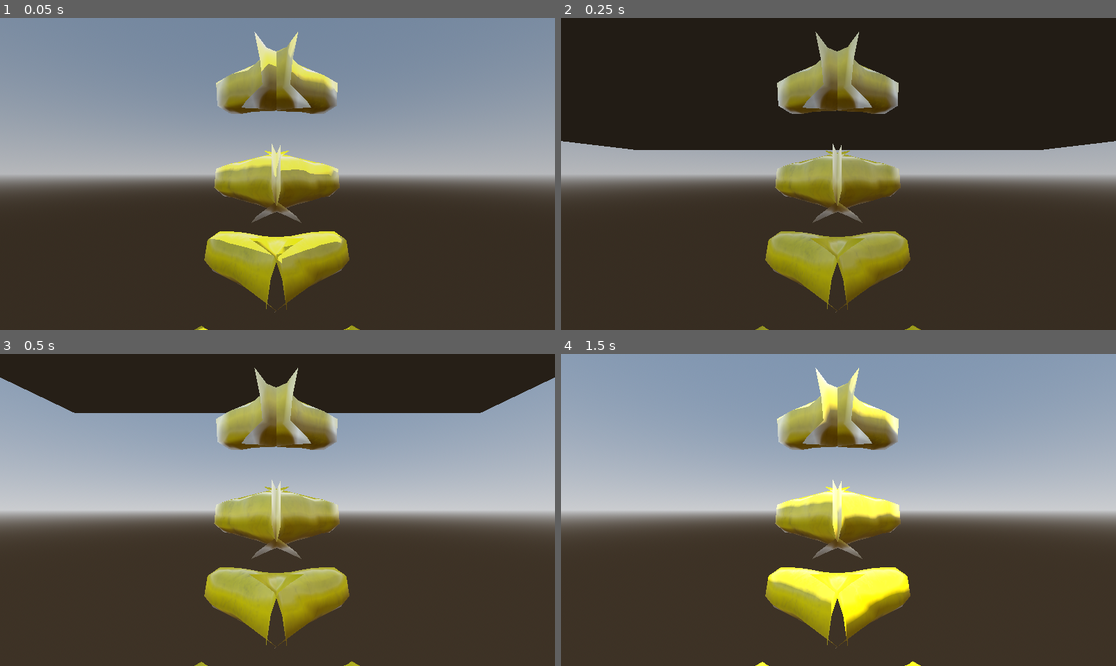
Above: before the commit, frames 1-4 (two rows, left to right).
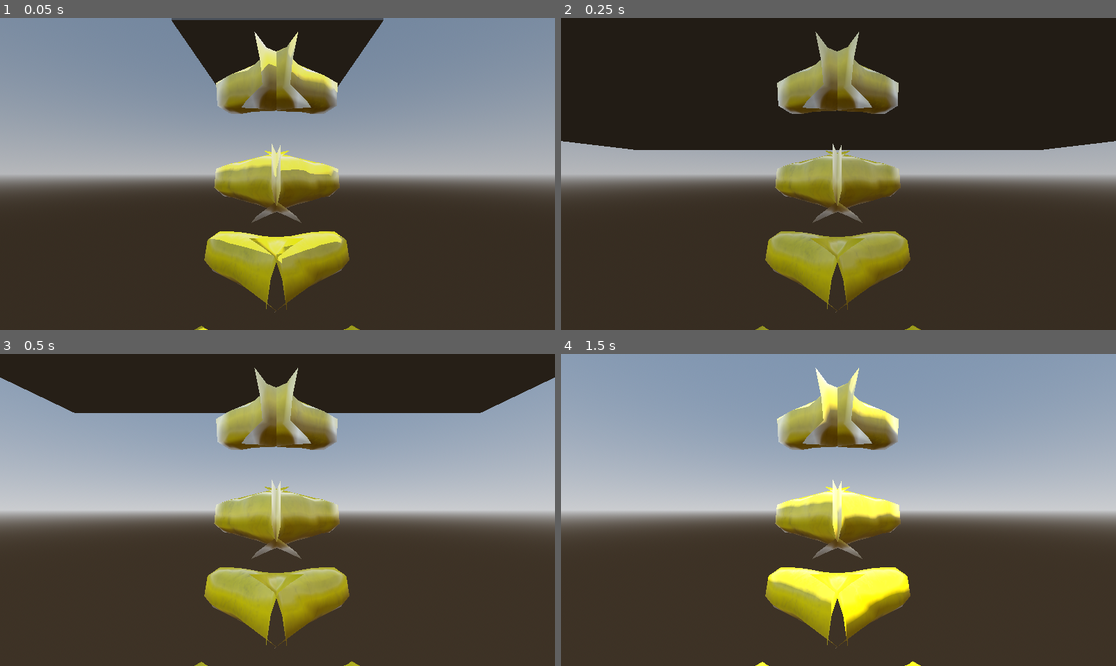
Above: after the commit, the same moments.

Repository: Ekien/Project_Haystack
Game: Godot game, scene res://main.tscn
The game is run twice, just before and just after one commit, with the same random seed, the same clock (stepped at 60 frames per second) and the same inputs.
Inputs (mouse positions are in pixels of both pictures, inside the frame that each line leads up to):
- Up to frame 1 (0.05 s): no input
- Up to frame 2 (0.25 s): no input
- Up to frame 3 (0.5 s): no input
- Up to frame 4 (1.5 s): tap Enter (ui_accept) at 0.5, 0.77, 1.07 s; move the mouse to (960, 494) at 0.52 s; hold Right (ui_right) 0.53-1.25 s; click (960, 494) at 0.67 s; drag from (727, 525) to (810, 572) at 1.27 s

The runs differ from the first frame. In frame 1, 5.1% of the frame differs, in the area x 30-70%, y 0-100%; in frame 2, nothing differs; in frame 3, nothing differs; in frame 4, nothing differs.

Commit message:
Added Pickup Functionality

Diff:
--- /dev/null
+++ b/project-haystack/Objects/cube.tscn
@@ -0,0 +1,62 @@
+[gd_scene format=3 uid="uid://frndya3mmnse"]
+
+[ext_resource type="PackedScene" uid="uid://c8l60rnugru40" path="res://addons/godot-xr-tools/objects/pickable.tscn" id="1_tr4cj"]
+[ext_resource type="Script" uid="uid://0b7wkxi4vymb" path="res://addons/godot-xr-tools/objects/highlight/highlight_visible.gd" id="2_oayol"]
+[ext_resource type="PackedScene" uid="uid://c25yxb0vt53vc" path="res://addons/godot-xr-tools/objects/grab_points/grab_point_hand_left.tscn" id="3_s704e"]
+[ext_resource type="Animation" uid="uid://nq3xh1olqipq" path="res://addons/godot-xr-tools/hands/animations/left/Grip Shaft.res" id="4_6e3kr"]
+[ext_resource type="Script" uid="uid://dvobm6vcfnqe8" path="res://addons/godot-xr-tools/hands/poses/hand_pose_settings.gd" id="5_lgwuo"]
+[ext_resource type="PackedScene" uid="uid://ctw7nbntd5pcj" path="res://addons/godot-xr-tools/objects/grab_points/grab_point_hand_right.tscn" id="6_lgwuo"]
+[ext_resource type="Animation" uid="uid://c8dghcftg1thx" path="res://addons/godot-xr-tools/hands/animations/right/Grip Shaft.res" id="7_uu67p"]
+
+[sub_resource type="BoxShape3D" id="BoxShape3D_oayol"]
+margin = 0.01
+size = Vector3(0.1, 0.1, 0.1)
+
+[sub_resource type="StandardMaterial3D" id="StandardMaterial3D_tr4cj"]
+albedo_color = Color(0, 0.7375502, 0.7471574, 1)
+
+[sub_resource type="BoxMesh" id="BoxMesh_s704e"]
+material = SubResource("StandardMaterial3D_tr4cj")
+size = Vector3(0.1, 0.1, 0.1)
+
+[sub_resource type="BoxMesh" id="BoxMesh_oayol"]
+flip_faces = true
+size = Vector3(0.11, 0.11, 0.11)
+
+[sub_resource type="StandardMaterial3D" id="StandardMaterial3D_oayol"]
+shading_mode = 0
+albedo_color = Color(0.85784006, 0.83976555, 0, 1)
+
+[sub_resource type="Resource" id="Resource_uu67p"]
+script = ExtResource("5_lgwuo")
+closed_pose = ExtResource("4_6e3kr")
+metadata/_custom_type_script = "uid://dvobm6vcfnqe8"
+
+[sub_resource type="Resource" id="Resource_hkmbt"]
+script = ExtResource("5_lgwuo")
+closed_pose = ExtResource("7_uu67p")
+metadata/_custom_type_script = "uid://dvobm6vcfnqe8"
+
+[node name="Cube" unique_id=192508180 instance=ExtResource("1_tr4cj")]
+
+[node name="CollisionShape3D" parent="." index="0"]
+shape = SubResource("BoxShape3D_oayol")
+
+[node name="MeshInstance3D" type="MeshInstance3D" parent="." index="1" unique_id=1612947115]
+mesh = SubResource("BoxMesh_s704e")
+
+[node name="XRToolsHighlightVisible" type="Node3D" parent="." index="2" unique_id=1853021517]
+script = ExtResource("2_oayol")
+metadata/_custom_type_script = "uid://0b7wkxi4vymb"
+
+[node name="HighlightMesh" type="MeshInstance3D" parent="XRToolsHighlightVisible" index="0" unique_id=11170753]
+mesh = SubResource("BoxMesh_oayol")
+surface_material_override/0 = SubResource("StandardMaterial3D_oayol")
+
+[node name="GrabPointHandLeft" parent="." index="3" unique_id=1793626326 instance=ExtResource("3_s704e")]
+transform = Transform3D(1, 0, 0, 0, 1, 0, 0, 0, 1, -0.02996505, 0.061367806, -0.1116389)
+hand_pose = SubResource("Resource_uu67p")
+
+[node name="GrabPointHandRight" parent="." index="4" unique_id=2103982447 instance=ExtResource("6_lgwuo")]
+transform = Transform3D(1, 0, 0, 0, 1, 0, 0, 0, 1, 0.03, 0.061, -0.112)
+hand_pose = SubResource("Resource_hkmbt")
--- a/project-haystack/main.tscn
+++ b/project-haystack/main.tscn
@@ -3,6 +3,7 @@
 [ext_resource type="Script" uid="uid://dd3ork4o8f7ix" path="res://Scripts/main.gd" id="1_0xm2m"]
 [ext_resource type="PackedScene" uid="uid://6wh2vtvdspyc" path="res://player.tscn" id="1_ig7tw"]
 [ext_resource type="PackedScene" uid="uid://clc5dre31iskm" path="res://addons/godot-xr-tools/xr/start_xr.tscn" id="2_h2yge"]
+[ext_resource type="PackedScene" uid="uid://frndya3mmnse" path="res://Objects/cube.tscn" id="4_1bvp3"]
 
 [sub_resource type="ProceduralSkyMaterial" id="ProceduralSkyMaterial_7dm0k"]
 sky_horizon_color = Color(0.66224277, 0.6717428, 0.6867428, 1)
@@ -21,6 +22,12 @@
 
 [sub_resource type="ConvexPolygonShape3D" id="ConvexPolygonShape3D_ig7tw"]
 points = PackedVector3Array(-2.5, -0.05, -2.5, -2.5, 0.05, -2.5, 2.5, -0.05, -2.5, -2.5, -0.05, 2.5, -2.5, 0.05, 2.5, 2.5, 0.05, -2.5, 2.5, -0.05, 2.5, 2.5, 0.05, 2.5)
+
+[sub_resource type="BoxMesh" id="BoxMesh_h2yge"]
+size = Vector3(0.5, 0.5, 0.5)
+
+[sub_resource type="BoxShape3D" id="BoxShape3D_h2yge"]
+size = Vector3(0.5, 0.5, 0.5)
 
 [node name="Main" type="Node3D" unique_id=1994117052]
 script = ExtResource("1_0xm2m")
@@ -45,3 +52,21 @@
 shape = SubResource("ConvexPolygonShape3D_ig7tw")
 
 [node name="XROrigin3D" parent="." unique_id=502423357 instance=ExtResource("1_ig7tw")]
+
+[node name="MeshInstance3D" type="MeshInstance3D" parent="." unique_id=342952252]
+transform = Transform3D(1, 0, 0, 0, 1, 0, 0, 0, 1, 0, 0.54351664, -0.72876453)
+mesh = SubResource("BoxMesh_h2yge")
+
+[node name="StaticBody3D" type="StaticBody3D" parent="MeshInstance3D" unique_id=1933124233]
+
+[node name="CollisionShape3D" type="CollisionShape3D" parent="MeshInstance3D/StaticBody3D" unique_id=270787647]
+shape = SubResource("BoxShape3D_h2yge")
+
+[node name="Cube" parent="." unique_id=192508180 instance=ExtResource("4_1bvp3")]
+transform = Transform3D(1, 0, 0, 0, 1, 0, 0, 0, 1, -0.07221837, 0.8587289, -0.7334125)
+
+[node name="Cube2" parent="." unique_id=1909832278 instance=ExtResource("4_1bvp3")]
+transform = Transform3D(1, 0, 0, 0, 1, 0, 0, 0, 1, 0.09826307, 0.8587289, -0.7334125)
+
+[node name="Cube3" parent="." unique_id=1817843924 instance=ExtResource("4_1bvp3")]
+transform = Transform3D(1, 0, 0, 0, 1, 0, 0, 0, 1, 0.004510276, 0.8587289, -0.5758836)
--- a/project-haystack/player.tscn
+++ b/project-haystack/player.tscn
@@ -1,35 +1,40 @@
 [gd_scene format=3 uid="uid://6wh2vtvdspyc"]
 
 [ext_resource type="PackedScene" uid="uid://bq86r4yll8po" path="res://addons/godot-xr-tools/hands/scenes/lowpoly/left_fullglove_low.tscn" id="1_onrkg"]
+[ext_resource type="PackedScene" uid="uid://b4ysuy43poobf" path="res://addons/godot-xr-tools/functions/function_pickup.tscn" id="2_1jxqw"]
+[ext_resource type="PackedScene" uid="uid://fiul51tsyoop" path="res://addons/godot-xr-tools/functions/function_teleport.tscn" id="2_2hs0m"]
 [ext_resource type="PackedScene" uid="uid://xqimcf20s2jp" path="res://addons/godot-xr-tools/hands/scenes/lowpoly/right_fullglove_low.tscn" id="2_i3pqv"]
 [ext_resource type="PackedScene" uid="uid://bl2nuu3qhlb5k" path="res://addons/godot-xr-tools/functions/movement_direct.tscn" id="2_sweqy"]
 [ext_resource type="PackedScene" uid="uid://b6bk2pj8vbj28" path="res://addons/godot-xr-tools/functions/movement_turn.tscn" id="4_1jxqw"]
 [ext_resource type="PackedScene" uid="uid://diyu06cw06syv" path="res://addons/godot-xr-tools/player/player_body.tscn" id="4_2hs0m"]
-[ext_resource type="Script" uid="uid://ck4yn3hxuobj7" path="res://addons/godot-xr-tools/player/player_body.gd" id="5_1jxqw"]
 
 [node name="Player" type="XROrigin3D" unique_id=502423357]
 
 [node name="XRCamera3D" type="XRCamera3D" parent="." unique_id=444882621]
 
-[node name="LeftHand" type="XRController3D" parent="." unique_id=1907383901]
+[node name="LeftHandController" type="XRController3D" parent="." unique_id=1907383901]
 tracker = &"left_hand"
 
-[node name="LeftHand" parent="LeftHand" unique_id=1331620579 instance=ExtResource("1_onrkg")]
+[node name="LeftHand" parent="LeftHandController" unique_id=1331620579 instance=ExtResource("1_onrkg")]
 
-[node name="MovementDirect" parent="LeftHand" unique_id=1274652722 instance=ExtResource("2_sweqy")]
+[node name="MovementDirect" parent="LeftHandController" unique_id=1274652722 instance=ExtResource("2_sweqy")]
 strafe = true
 
-[node name="RightHand" type="XRController3D" parent="." unique_id=1221122852]
+[node name="FunctionTeleport" parent="LeftHandController" unique_id=2069995396 instance=ExtResource("2_2hs0m")]
+transform = Transform3D(1, 0, 0, 0, 1, 0, 0, 0, 1, 0, 0, -0.1)
+teleport_button_action = "primary_click"
+player_radius = 0.25
+
+[node name="FunctionPickup" parent="LeftHandController" unique_id=950817124 instance=ExtResource("2_1jxqw")]
+
+[node name="RightHandController" type="XRController3D" parent="." unique_id=1221122852]
 tracker = &"right_hand"
 
-[node name="RightHand" parent="RightHand" unique_id=2072860729 instance=ExtResource("2_i3pqv")]
+[node name="RightHand" parent="RightHandController" unique_id=2072860729 instance=ExtResource("2_i3pqv")]
 
-[node name="MovementTurn" parent="RightHand" unique_id=1504505302 instance=ExtResource("4_1jxqw")]
+[node name="MovementTurn" parent="RightHandController" unique_id=1504505302 instance=ExtResource("4_1jxqw")]
 
-[node name="PlayerBody" type="CharacterBody3D" parent="." unique_id=619610624 groups=["player_body"] instance=ExtResource("4_2hs0m")]
-process_priority = -100
-process_physics_priority = -100
-collision_layer = 524288
-collision_mask = 1023
-script = ExtResource("5_1jxqw")
+[node name="FunctionPickup" parent="RightHandController" unique_id=1852225636 instance=ExtResource("2_1jxqw")]
+
+[node name="PlayerBody" parent="." unique_id=619610624 instance=ExtResource("4_2hs0m")]
 player_height_max = 1.5
